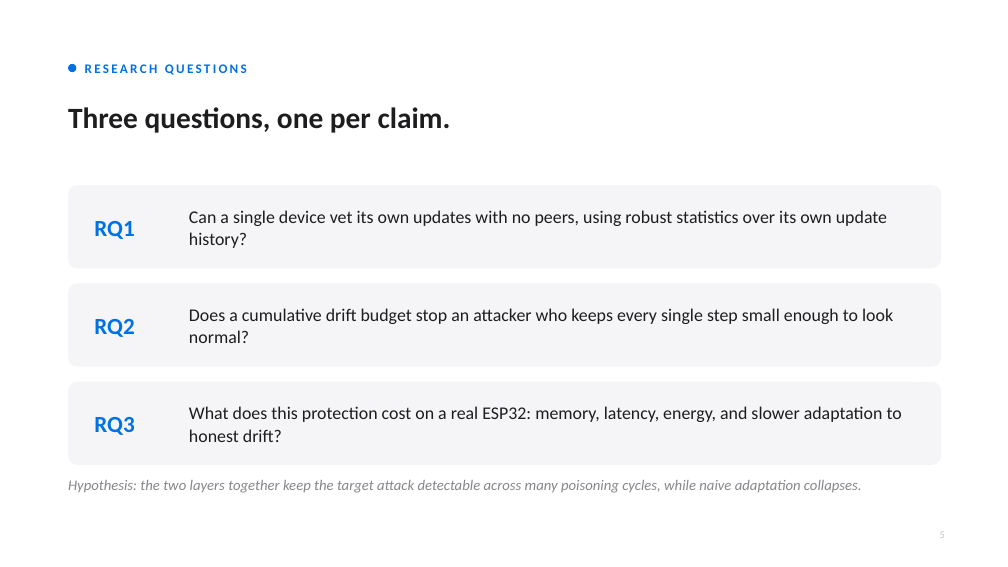
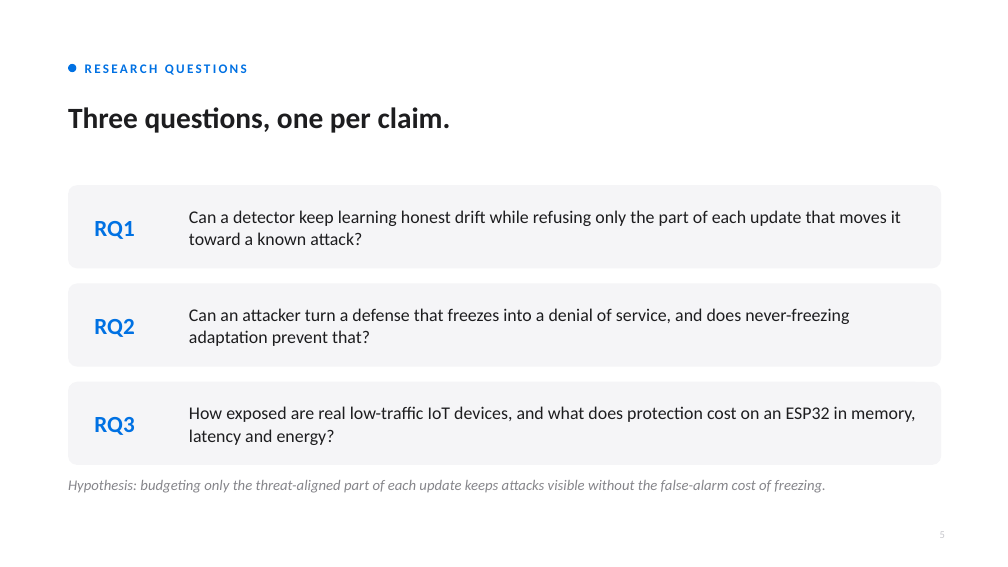
Before and after one commit to IOT-snu/brainstorming, a slide deck: slide 5 of CSD457_First_Presentation.pptx. Drawn at 1008x567 pixels with LibreOffice and Linux fonts; fonts in the diff are those of the drawing. Boxes give left, top, right and bottom in pixels: in the first picture for what was removed or moved away, otherwise in the second. Text is boxed around its words. In the diff, an @@ line names an element or a change of style, - is before the commit and + after.

```diff
--- a/CSD457_First_Presentation.pptx
+++ b/CSD457_First_Presentation.pptx
@@ text at <box>189,210,901,245</box>: text changed @@
-Can a single device vet its own updates with no peers, using robust statistics over its own update history?
+Can a detector keep learning honest drift while refusing only the part of each update that moves it toward a known attack?
@@ text at <box>189,308,849,346</box>: text changed @@
-Does a cumulative drift budget stop an attacker who keeps every single step small enough to look normal?
+Can an attacker turn a defense that freezes into a denial of service, and does never-freezing adaptation prevent that?
@@ text at <box>189,406,915,445</box>: text changed @@
-What does this protection cost on a real ESP32: memory, latency, energy, and slower adaptation to honest drift?
+How exposed are real low-traffic IoT devices, and what does protection cost on an ESP32 in memory, latency and energy?
@@ text at <box>68,480,825,493</box>: text changed @@
-Hypothesis: the two layers together keep the target attack detectable across many poisoning cycles, while naive adaptation collapses.
+Hypothesis: budgeting only the threat-aligned part of each update keeps attacks visible without the false-alarm cost of freezing.
```
Also in this commit, not shown: 6 other slides changed, 1 slide added, 1 slide removed, 7 other files.
